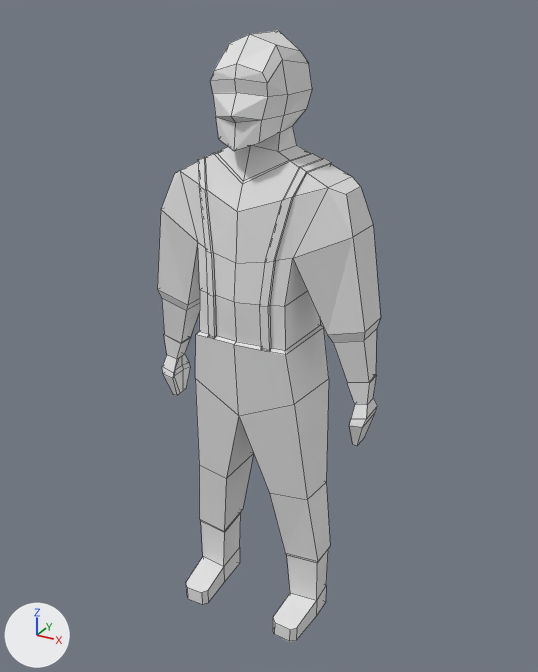
The Blender file scenes/world/assets/player/assets/model/prefab.blend, before and after one commit.
The view is the same before and after, from a camera (50 mm lens) standing at (4.3, -7.7, 3.15) and looking at (0.05, 0.03, -0.71). Arrows for +X, +Y and +Z are at lower left; the lights stay in place. Mesh edges are drawn as thin lines.
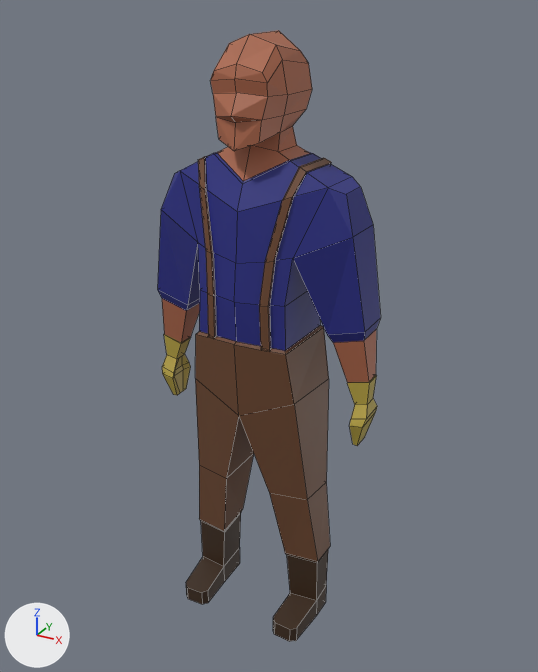
Where the change shows, as pixel boxes [x1, y1, x2, y2] in the pictures (538 x 672 px):
```json
{"part": 1, "of": "me_cube", "change": "recoloured", "before": [211, 30, 312, 181], "after": [211, 30, 312, 181], "on screen": "white to brown"}
{"part": 2, "of": "me_cube", "change": "recoloured", "before": [162, 299, 376, 383], "after": [162, 299, 376, 383], "on screen": "white to brown"}
{"part": 3, "of": "me_cube", "change": "recoloured", "before": [162, 334, 377, 446], "after": [162, 334, 377, 446], "on screen": "white to yellow"}
{"part": 4, "of": "me_cube", "change": "recoloured", "before": [158, 151, 380, 351], "after": [158, 151, 380, 351], "on screen": "white to blue"}
{"part": 5, "of": "me_cube", "change": "recoloured", "before": [195, 155, 331, 416], "after": [195, 155, 331, 416], "on screen": "white to brown"}
{"part": 6, "of": "me_cube", "change": "recoloured", "before": [199, 454, 330, 562], "after": [199, 454, 330, 562], "on screen": "white to brown"}
{"part": 7, "of": "me_cube", "change": "recoloured", "before": [195, 378, 329, 500], "after": [195, 378, 329, 500], "on screen": "white to brown"}
{"part": 8, "of": "me_cube", "change": "recoloured", "before": [186, 511, 329, 642], "after": [186, 511, 329, 642]}
```

The change, as JSON lines over the scene's bpy script:
```json
{"op": "add", "block": "mat_shirt", "code": ["mat_shirt = principled_material('shirt')", "mat_shirt.base_color = (0.0196, 0.0236, 0.225)  # blue #262a82"]}
{"op": "add", "block": "mat_boots", "code": ["mat_boots = principled_material('boots')", "mat_boots.base_color = (0.045, 0.0212, 0.00842)  # brown #3c2817"]}
{"op": "add", "block": "mat_skin", "code": ["mat_skin = principled_material('skin')", "mat_skin.base_color = (0.423, 0.139, 0.0714)  # brown #ae684c"]}
{"op": "add", "block": "mat_pants", "code": ["mat_pants = principled_material('pants')", "mat_pants.base_color = (0.156, 0.065, 0.0286)  # brown #6e482f"]}
{"op": "add", "block": "mat_gloves", "code": ["mat_gloves = principled_material('gloves')", "mat_gloves.base_color = (0.479, 0.371, 0.0565)  # yellow #b8a443"]}
{"block": "me_cube", "where": "me_cube.from_pydata(...)  # 184 vertices, 162 faces; spans x 0.0..1.52, y -0.83..0.61, z -4.79..2.93"}
{"block": "me_cube", "where": "# used by ob_cube; location = (0.0, 0.0, 0.0)"}
{"block": "me_cube", "change": "me_cube part 1: 26 of the faces centred in x 0.1..0.4, y -0.64..0.51, z 1.61..2.84 switch from mat_material (white #e7e7e7) to mat_skin (brown #ae684c)"}
{"block": "me_cube", "change": "me_cube part 2: 4 of the faces centred in x 1.14..1.47, y -0.18..0.13, z -0.75..-0.66 switch from mat_material (white #e7e7e7) to mat_skin (brown #ae684c)"}
{"block": "me_cube", "change": "me_cube part 3: all 27 faces centred in x 1.23..1.51, y -0.22..0.18, z -1.86..-0.95 switch from mat_material (white #e7e7e7) to mat_gloves (yellow #b8a443)"}
{"block": "me_cube", "change": "me_cube part 4: 35 of the faces centred in x 0.15..1.46, y -0.68..0.44, z -0.44..1.66 switch from mat_material (white #e7e7e7) to mat_shirt (blue #262a82)"}
{"block": "me_cube", "change": "me_cube part 5: 43 of the faces centred in x 0.15..0.71, y -0.69..0.44, z -0.91..1.56 switch from mat_material (white #e7e7e7) to mat_pants (brown #6e482f)"}
{"block": "me_cube", "change": "me_cube part 6: 4 of the faces centred in x 0.42..0.92, y -0.37..0.18, z -3.26..-3.25 switch from mat_material (white #e7e7e7) to mat_pants (brown #6e482f)"}
{"block": "me_cube", "change": "me_cube part 7: 4 of the faces centred in x 0.17..0.82, y -0.53..0.26, z -2.14..-1.99 switch from mat_material (white #e7e7e7) to mat_pants (brown #6e482f)"}
{"block": "me_cube", "change": "me_cube part 8: all 19 faces centred in x 0.52..0.97, y -0.82..0.17, z -4.79..-3.8 switch from mat_material (white #e7e7e7) to mat_boots (brown #3c2817)"}
```
